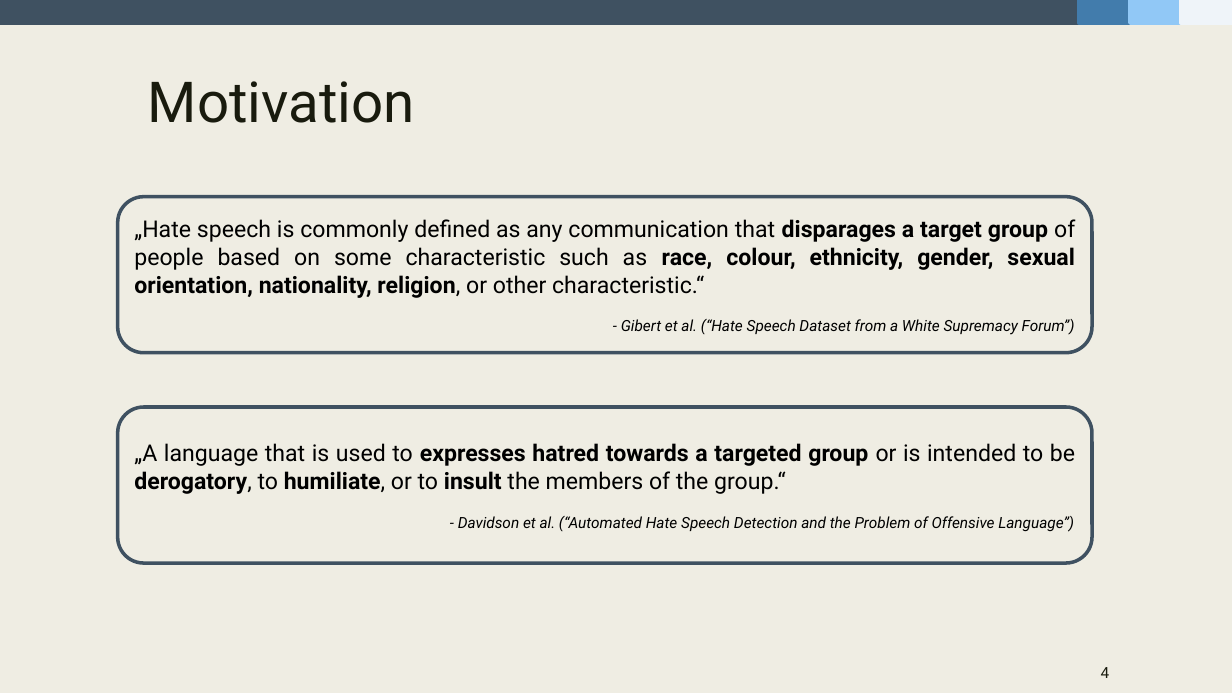
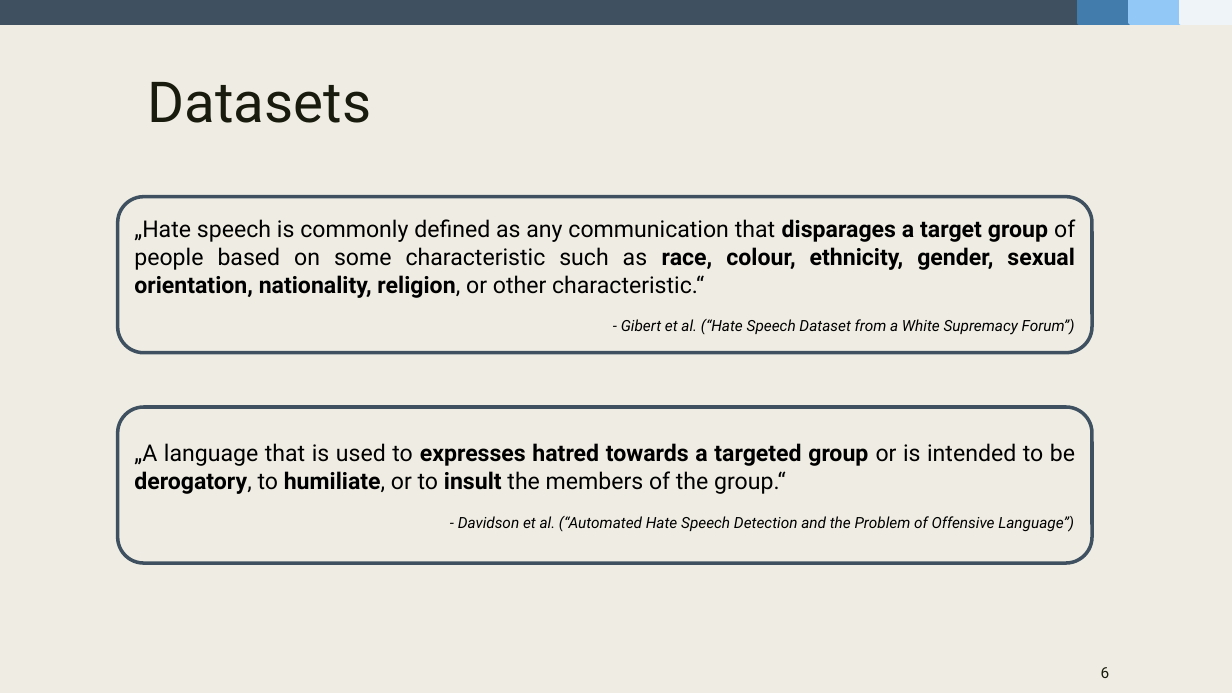
Before and after one commit to fidsusj/HateSpeechDetection, a slide deck: slide 6 of docs/presentation/presentation-slides.pptx (slide 4 before the commit). Drawn at 1232x693 pixels with LibreOffice and Linux fonts; fonts in the diff are those of the drawing. Boxes give left, top, right and bottom in pixels: in the first picture for what was removed or moved away, otherwise in the second. Text is boxed around its words. In the diff, an @@ line names an element or a change of style, - is before the commit and + after.

```diff
--- a/docs/presentation/presentation-slides.pptx
+++ b/docs/presentation/presentation-slides.pptx
@@ title at [148, 82, 372, 123]: text changed @@
-Motivation
+Datasets
@@ page number at [1101, 667, 1110, 678]: text changed @@
-4
+6
```
Also in this commit, not shown: 3 other slides changed, 3 slides added, 1 slide removed, 2 other files.
